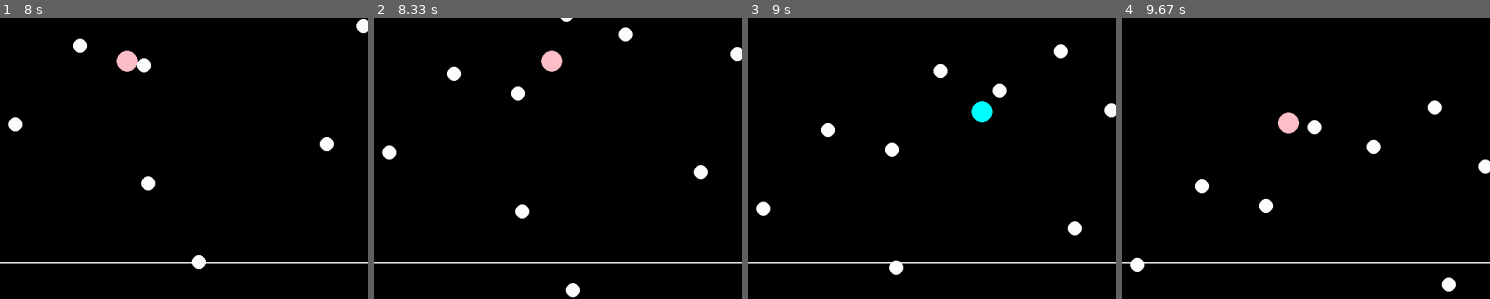
Above: before the commit, frames 1-4 (left to right).
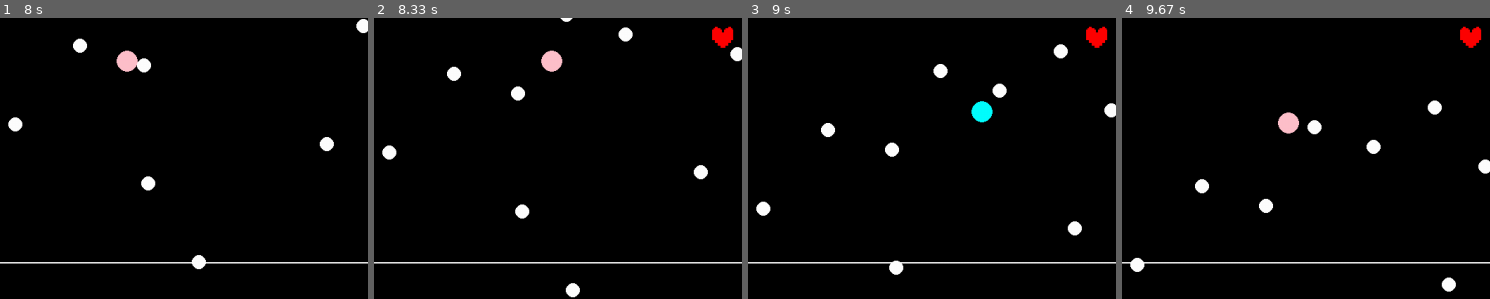
Above: after the commit, the same moments.

Repository: lucasdev30/Pygame
Game: pygame game, started from jv_cours.py
Same seed, same stepped clock (60 frames per second), same inputs: the game is played once before the commit and once after it.
Inputs:
- Up to frame 1 (8 s): hold Right 0.33-0.8 s; hold Up 0.83-1.13 s; hold Right 1.17-1.63 s; hold Left 1.67-2.2 s; hold Down 2.23-2.53 s; hold Left 2.57-2.97 s; hold Up 3-3.37 s; hold Right 3.4-4.03 s; hold Down 4.07-4.43 s; hold Left 4.47-4.93 s; hold Right 4.97-5.43 s; hold Up 5.47-5.77 s; hold Right 5.8-6.27 s; hold Left 6.3-6.83 s; hold Down 6.87-7.17 s; hold Left 7.2-7.6 s; hold Up from 7.63 s (still down)
- Up to frame 2 (8.33 s): release Up at 8 s; hold Right from 8.03 s (still down)
- Up to frame 3 (9 s): release Right at 8.67 s; hold Down from 8.7 s (still down)
- Up to frame 4 (9.67 s): release Down at 9.07 s; hold Left 9.1-9.57 s; hold Right from 9.6 s (still down)
The pictures show only the part of the screen within x 47-97%, y 31-81%; the shares and areas given below are measured in that part.

Frame 1 is identical in both runs. In frame 2, 0.4% of the frame differs, in the area x 91-98%, y 2-11%; in frame 3, 0.4%; in frame 4, 0.4%.

Commit message:
push heal

Diff:
--- a/jv_cours.py
+++ b/jv_cours.py
@@ -27,6 +27,7 @@
         self.r = r_player
         self.vitesse = 4
         self.pv = 5
+        self.pv_max = 5
         self.cooldown = False
         self.cooldown_timer = 0
 
@@ -51,10 +52,10 @@
             self.cooldown_timer = 1
 
     def est_heal(self):
-        if(not self.cooldown):
-            self.cooldown = True
+        if self.pv < self.pv_max:
             self.pv += 1
-            self.cooldown_timer = 1
+            return True
+        return False
 
     def etat_cooldown(self, deltaTime):
         if self.cooldown:
@@ -150,16 +151,22 @@
                 self.actif = False
         #print(self.actif)
 
+
 class Heal:
     def __init__(self, x_heal, y_heal, r_heal):
         self.x = x_heal
         self.y = y_heal
         self.r = r_heal
-
-    def colision(self, player):
+        self.actif = True
+
+    def dessiner(self, screen):
+        screen.blit(Heart_img, (self.x - Heart_img.get_width()//2, self.y - Heart_img.get_height()//2))
+
+    def collision(self, player):
         if(abs(self.x - player.x) < self.r + player.r):
             if(abs(self.y - player.y) < self.r + player.r):
-                 player.est_heal()
+                if(player.est_heal()):
+                    self.actif = False
 
 
 # class Button:
@@ -191,6 +198,9 @@
 projectiles = []
 projectile_timer = 0
 
+heals = []
+heal_timer = 5
+
 phase = 0
 
 game_over = False
@@ -270,6 +280,8 @@
         continue
 
 
+
+
     if (projectile_timer <= 0):
         if(phase ==0):
             x_projectile = random.randint(cadre.x, cadre.x + cadre.w)
@@ -296,6 +308,17 @@
         projectile_timer -= deltaTime
 
 
+    #HEAL
+
+    heal_timer -= deltaTime
+
+    if(heal_timer <= 0 and len(heals) == 0):
+        x_heal = random.randint(cadre.x + 30, cadre.x + cadre.w - 30)
+        y_heal = random.randint(cadre.y + 30, cadre.y + cadre.h - 30)
+        heals.append(Heal(x_heal, y_heal, 15))
+        heal_timer = 10
+
+
     # DEPLACEMENTS
 
     player.deplacer(cadre)
@@ -317,6 +340,13 @@
     projectiles = projectiles_actifs
 
 
+    for heal in heals:
+        heal.collision(player)
+        heal.dessiner(screen)
+
+    heals = [heal for heal in heals if heal.actif]
+
+
     # AFFICHAGE
 
     cadre.dessiner(screen)
@@ -324,7 +354,12 @@
     player.afficher_pv(screen)
 
 
-
+    if(timer_phase <= 0):
+        phase += 1
+        timer_phase = 10
+        projectiles = []
+        heals = []
+        pause_timer = 3
 
 
     timer_phase -= deltaTime
